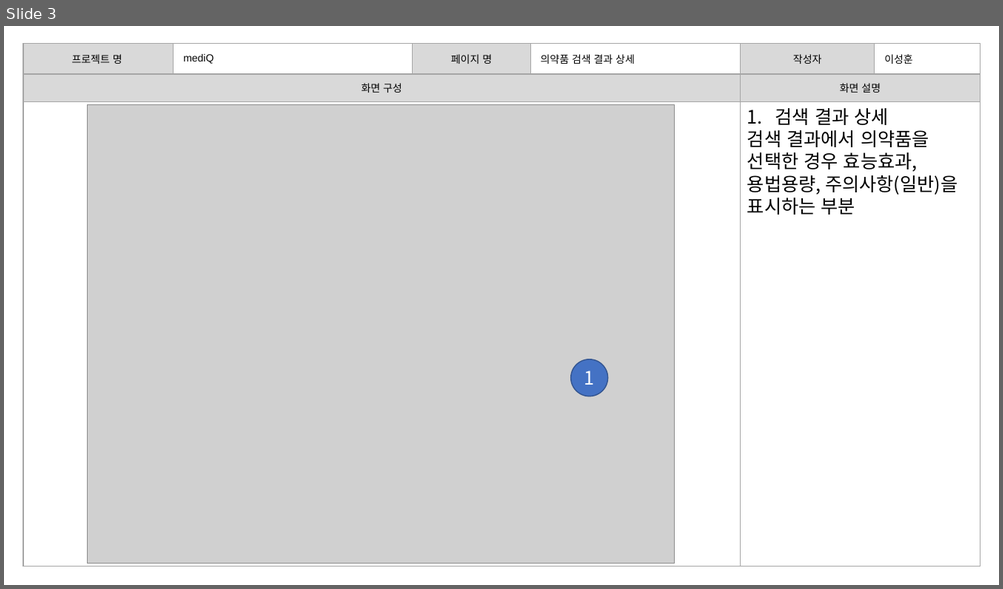
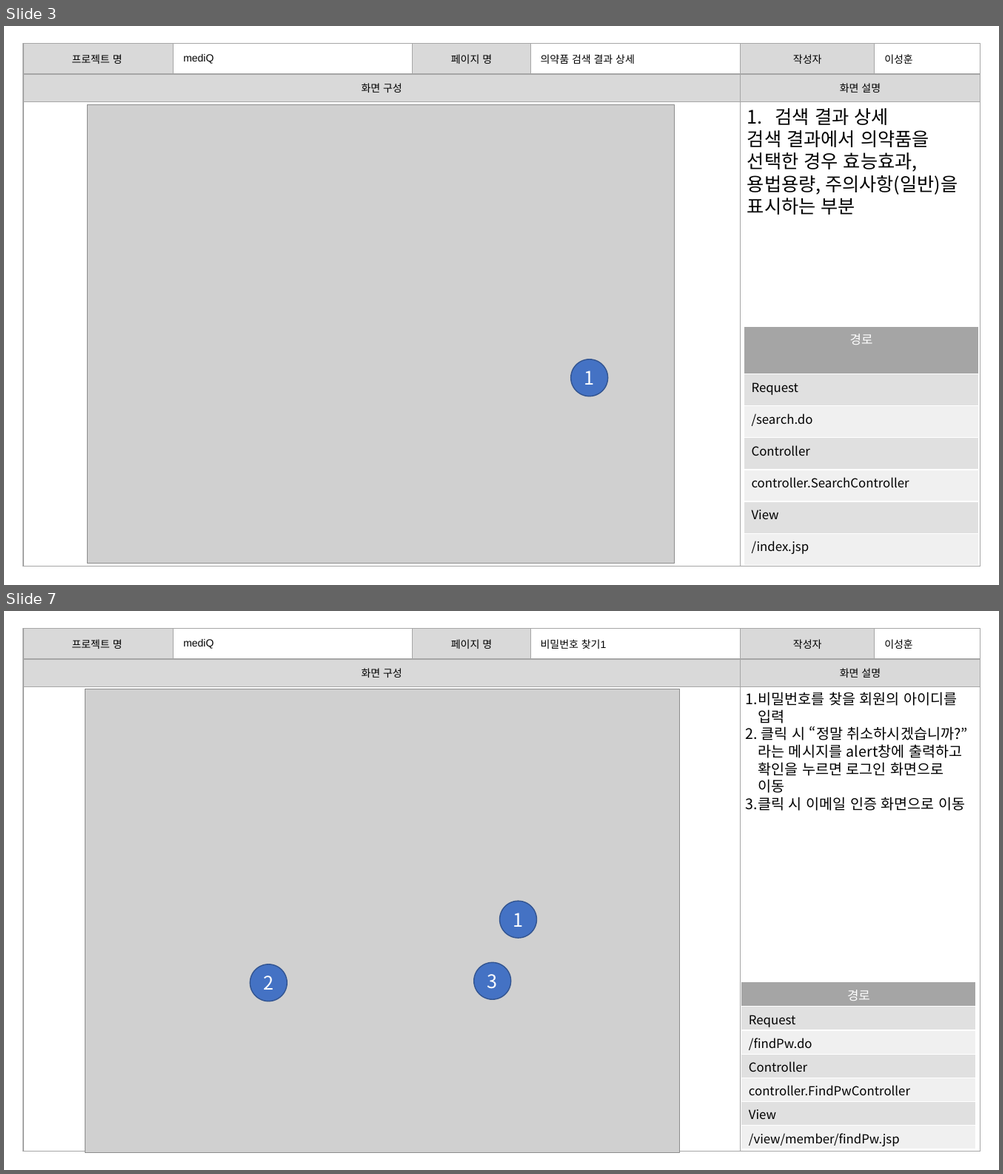
Before and after one commit to burnyst/mediQ, a slide deck: doc/이성훈/[06] 스토리보드.pptx. Shown one above the other, each under a label of ours: slide 3 before the commit, slides 3 and 7 after it; the slides between them are not shown. The pictures are 1003x589 and 1003x1174 pixels, drawn with LibreOffice and Linux fonts; fonts in the diff are those of the drawing; grey boxes stand for pictures. Boxes give left, top, right and bottom in pixels: in the first picture for what was removed or moved away, otherwise in the second. Text is boxed around its words. In the diff, an @@ line names an element or a change of style, - is before the commit and + after.

Commit message:
Update [06] 스토리보드.pptx
추가 작업 내용 반영.
경로 입력.

```diff
--- a/doc/이성훈/[06] 스토리보드.pptx
+++ b/doc/이성훈/[06] 스토리보드.pptx
@@ slide 7 added at <box>4,611,999,1170</box>, background #FFFFFF @@
@@ table added at <box>23,628,980,681</box>, 1 rows, 6 columns @@
+프로젝트 명 | mediQ | 페이지 명 | 비밀번호 찾기1 | 작성자 | 이성훈
@@ table added at <box>23,660,981,1152</box>, 2 rows, 2 columns @@
+화면 구성 | 화면 설명
+ | 
@@ picture added at <box>85,689,680,1153</box> @@
@@ text added at <box>745,692,967,811</box>, 14 pt, text #000000 @@
+1.비밀번호를 찾을 회원의 아이디를
+입력
+2. 클릭 시 “정말 취소하시겠습니까?”
+라는 메시지를 alert창에 출력하고
+확인을 누르면 로그인 화면으로
+이동
+3.클릭 시 이메일 인증 화면으로 이동
@@ ellipse added at <box>499,901,537,939</box>, fill #4472C4, outline #325491 1 pt, 18 pt, text #FFFFFF @@
+1
@@ ellipse added at <box>250,965,287,1002</box>, fill #4472C4, outline #325491 1 pt, 18 pt, text #FFFFFF @@
+2
@@ ellipse added at <box>474,963,512,1000</box>, fill #4472C4, outline #325491 1 pt, 18 pt, text #FFFFFF @@
+3
@@ table added at <box>741,982,976,1150</box>, 7 rows, 1 columns @@
+경로
+Request
+/findPw.do
+Controller
+controller.FindPwController
+View
+/view/member/findPw.jsp
@@ slide 3 changed as well @@
@@ table added at <box>744,326,979,566</box>, 7 rows, 1 columns @@
+경로
+Request
+/search.do
+Controller
+controller.SearchController
+View
+/index.jsp
```
Also in this commit, not shown: 2 other slides changed, 7 other slides added.
